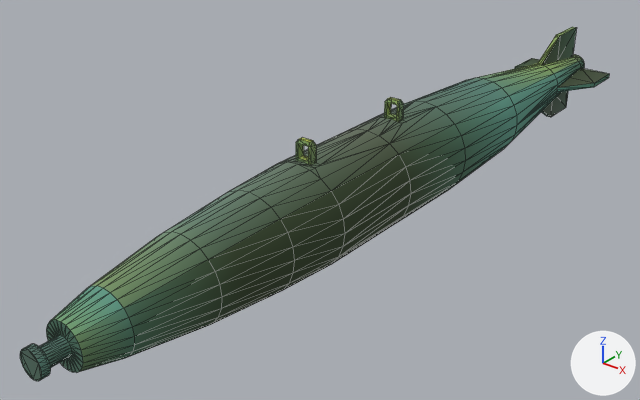
The glTF model Assets/Models/Ordinance/Bombs/MK-84/MK-84 LDGP.glb: old version first, new version second.
One viewpoint serves both versions: a camera (50 mm lens) standing at (2.03, -2.64, 1.6) and looking at (-0.21, 0.17, -0.14). The axes (+X, +Y, +Z) are drawn at lower right. The lights are the same throughout. Mesh edges are drawn as thin lines. Where no turn or scale is listed for an object, it has been applied to the vertices. Vertices at the same position are counted once.

Objects in the first picture: 'Mk-84 Standard Tail'.
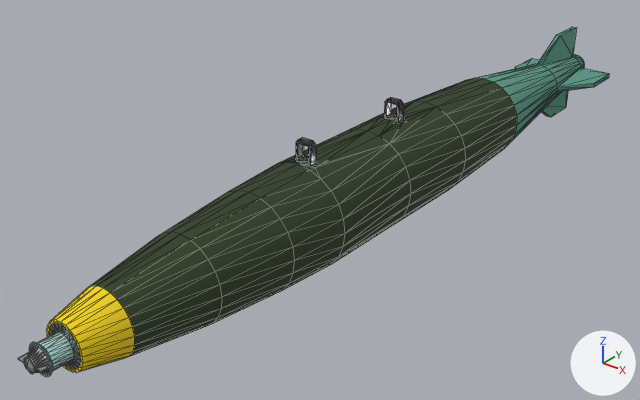
The newer file is also turned or shifted as a whole; pictures and numbers use the older file's frame.

Pixel boxes [x1, y1, x2, y2] of what changed, in the pictures (640 x 400 px; the box of a moved part takes in the faces that stretch with it):
'Mk-84 Standard Tail', reshaped: before [20, 27, 609, 381]; after [18, 27, 609, 377]
part 1 of me_tailcylinder, moved or reshaped: before [20, 320, 83, 381]; after [18, 320, 83, 377]
part 2 of me_tailcylinder, moved or reshaped: before [477, 28, 594, 141]; after [481, 57, 581, 141]
part 3 of me_tailcylinder, surface changed: [50, 27, 609, 372] in both

The change, as a list of edits to the scene's bpy script:
```text
Add mat_reflective_metal:
    mat_reflective_metal = principled_material('Reflective Metal')
    mat_reflective_metal.texture = img_mk82basetexture
    mat_reflective_metal.metallic = 0.5
    mat_reflective_metal.roughness = 0.25
Change me_tailcylinder:
    used by ob_mk_84_standard_tail; location = (0.0, 0.0, 0.0)
    remove me_tailcylinder.from_pydata(...)  # 480 vertices, 964 faces; spans x -0.25..0.25, y -1.48..2.36, z -0.25..0.32
    add me_tailcylinder.from_pydata(...)  # 548 vertices, 1100 faces; spans x -0.25..0.25, y -1.48..2.36, z -0.25..0.32
    me_tailcylinder part 1: 59 vertices moved from x -0.05..0.05, y -1.48..-1.36, z -0.05..0.05 to x -0.08..0.08, y -1.44..-1.36, z -0.08..0.08; 37 vertices removed from x -0.05..0.05, y -1.48..-1.36, z -0.05..0.05; 125 vertices added at x -0.08..0.08, y -1.48..-1.36, z -0.06..0.08
    me_tailcylinder part 2: 6 vertices moved from x -0.1..0.1, y 1.87, z -0.1..0.09 to x -0.11..0.11, y 1.86, z -0.11..0.09; 34 vertices removed from x -0.12..0.12, y 1.87..2.29, z -0.12..0.12; 14 vertices added at x -0.12..0.12, y 1.86, z -0.12..0.12
    me_tailcylinder part 3: 662 kept faces spanning x -0.25..0.25, y -1.44..2.36, z -0.25..0.32 get new texture (UV) coordinates
    add me_tailcylinder.materials.append(mat_reflective_metal)  # picture img_mk82basetexture
```
